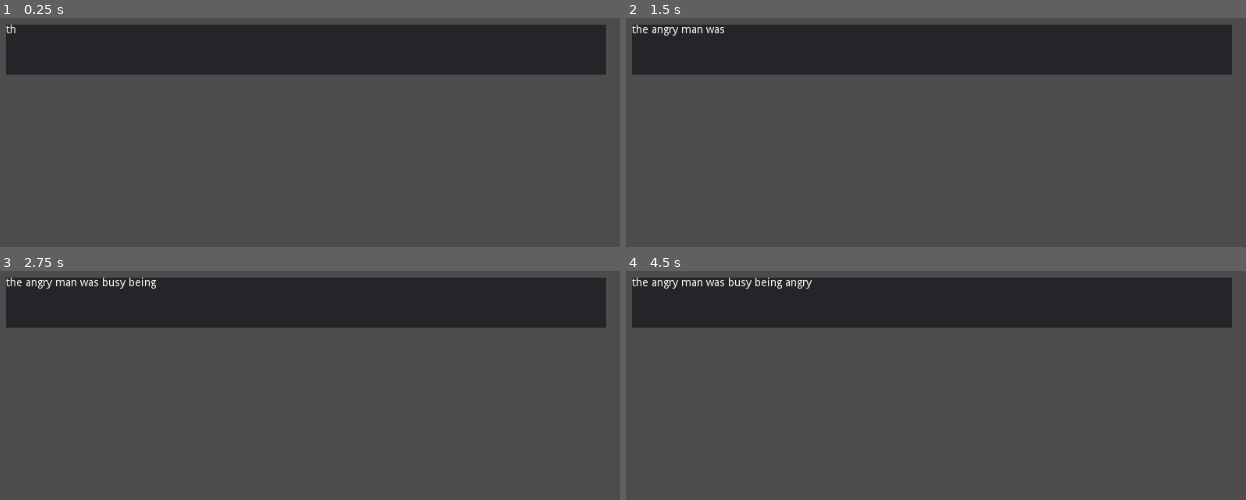
Above: before the commit, frames 1-4 (two rows, left to right).
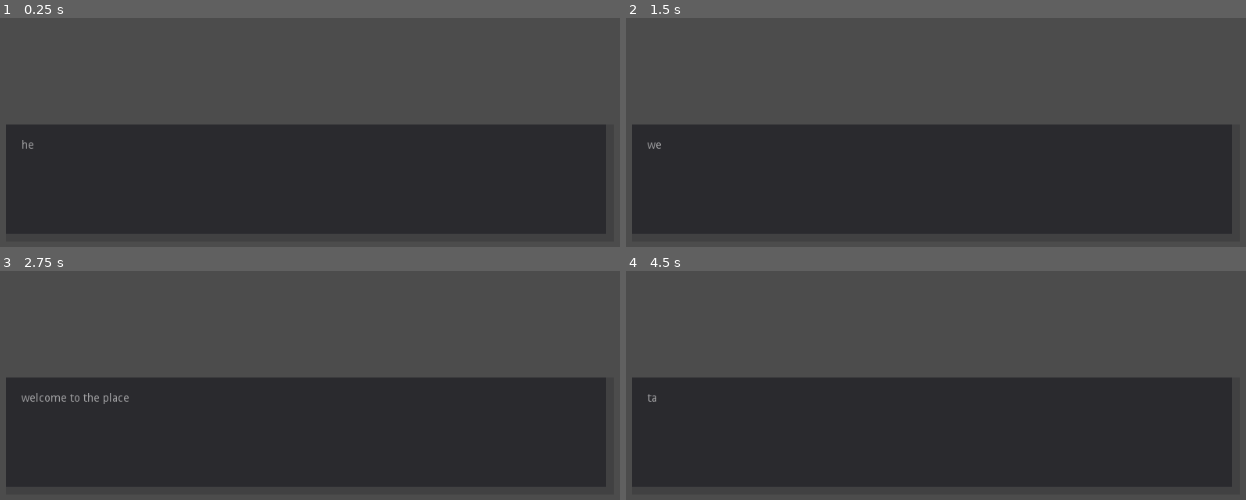
Above: after the commit, the same moments.

Repository: atornity/dialogue-stuff
Game: Godot game, scene res://Scenes/Dialogue.tscn
Two runs of this game, one before a commit and one after it. Both use one fixed random seed, a clock stepped at 60 frames per second and the inputs below.
Inputs (mouse positions are in pixels of both pictures, inside the frame that each line leads up to):
- Up to frame 1 (0.25 s): no input
- Up to frame 2 (1.5 s): tap Enter at 0.5 s; move the mouse to (1109, 36) at 0.52 s; click (1109, 36) at 0.6 s; move the mouse to (774, 82) at 1.27 s; click (774, 82) at 1.35 s
- Up to frame 3 (2.75 s): tap Space at 2 s; move the mouse to (outside the picture) at 2.02 s; click (outside the picture) at 2.1 s
- Up to frame 4 (4.5 s): tap Enter at 2.75, 4.25 s; move the mouse to (892, 406) at 2.77 s; click (892, 406) at 2.85 s; tap Space at 3.5 s; move the mouse to (1171, 383) at 3.52 s; click (1171, 383) at 3.6 s; move the mouse to (outside the picture) at 4.27 s; click (outside the picture) at 4.35 s

The runs differ from the first frame. In frame 1, 67% of the frame differs, in the area x 0-98%, y 3-95%; in frame 2, 67%; in frame 3, 67%; in frame 4, 67%.

Commit message:
made some basic dialogue stuff

Diff:
--- a/Scenes/Dialogue.tscn
+++ b/Scenes/Dialogue.tscn
@@ -7,8 +7,7 @@
 anchor_left = 0.0
 anchor_top = 0.0
 anchor_right = 1.0
-anchor_bottom = 0.0
-margin_bottom = 608.0
+anchor_bottom = 1.0
 rect_pivot_offset = Vector2( 0, 0 )
 rect_clip_content = false
 mouse_filter = 0
@@ -16,32 +15,37 @@
 size_flags_horizontal = 1
 size_flags_vertical = 1
 script = ExtResource( 1 )
+_sections_unfolded = [ "Grow Direction" ]
 
 [node name="Panel" type="Panel" parent="." index="0"]
 
-anchor_left = 0.0
-anchor_top = 0.0
-anchor_right = 0.0
-anchor_bottom = 0.0
-margin_left = 128.0
-margin_top = 256.0
-margin_right = 896.0
-margin_bottom = 320.0
+modulate = Color( 1, 1, 1, 0.801098 )
+anchor_left = 0.5
+anchor_top = 0.5
+anchor_right = 0.5
+anchor_bottom = 0.5
+margin_left = -384.0
+margin_top = 84.0
+margin_right = 384.0
+margin_bottom = 224.0
 rect_pivot_offset = Vector2( 0, 0 )
 rect_clip_content = false
 mouse_filter = 0
 mouse_default_cursor_shape = 0
 size_flags_horizontal = 1
 size_flags_vertical = 1
+_sections_unfolded = [ "Anchor", "Grow Direction", "Hint", "Margin", "Theme", "Visibility" ]
 
 [node name="DialogueText" type="RichTextLabel" parent="Panel" index="0"]
 
 anchor_left = 0.0
 anchor_top = 0.0
-anchor_right = 0.0
-anchor_bottom = 0.0
-margin_right = 768.0
-margin_bottom = 64.0
+anchor_right = 1.0
+anchor_bottom = 1.0
+margin_left = 20.0
+margin_top = 20.0
+margin_right = -20.0
+margin_bottom = -20.0
 rect_pivot_offset = Vector2( 0, 0 )
 rect_clip_content = true
 mouse_filter = 0
@@ -59,6 +63,27 @@
 scroll_following = false
 selection_enabled = false
 override_selected_font_color = false
+_sections_unfolded = [ "BBCode", "custom_fonts" ]
+__meta__ = {
+"_edit_lock_": true
+}
+
+[node name="shadow" type="Panel" parent="Panel" index="1"]
+
+self_modulate = Color( 1, 1, 1, 0.353608 )
+anchor_left = 0.0
+anchor_top = 0.0
+anchor_right = 1.0
+anchor_bottom = 1.0
+margin_right = 10.0
+margin_bottom = 10.0
+rect_pivot_offset = Vector2( 0, 0 )
+rect_clip_content = false
+mouse_filter = 0
+mouse_default_cursor_shape = 0
+size_flags_horizontal = 1
+size_flags_vertical = 1
+_sections_unfolded = [ "Margin", "Visibility" ]
 
 [node name="Timer" type="Timer" parent="." index="1"]
 
--- a/Scripts/Dialogue.gd
+++ b/Scripts/Dialogue.gd
@@ -1,26 +1,36 @@
 extends Control
 
 
-onready var dialogueTextLabel = $Panel/DialogueText		### this is where the dialogue is displayed :)        it's over there --->
+onready var dialogueTextLabel = $Panel/DialogueText		### this is where the dialogue is displayed :)     it's over there --->
 
 ### put your commands in [] and seperate text from value with ":", examples:
 ### [pause:10] - stop the dialogue for 10 seconds,
-### [speed:0.01] - makes the text go all slow like this ... so slow ...
-### make new ones at the botom of the script
+### [speed:0.01] - makes the text go all slow like this ... so ... slow ...
+### make new ones at the botom of the script, if you want to :)
 var text = "[speed:0.2]the angry man was [pause:0.5][speed:0.1]busy being [pause:1.0][speed:0.05]angry all the [speed:0 …(512 unchanged characters)…
-### above me is the example text, probably replace it and write a system for like, actually advancing the story and stuff
-
 ### you actually HAVE to write it like
 ### THIS: "hello[pause:1] there!".
-### NOT: "hello [pause:1]there".	it seems small but it's a big deal!
-### THISISFINETHO: "hello[pause:1], there"	commas are fine for some reason.
+### NOT: "hello [pause:1]there".    it seems like a small change but it's a big deal!
+var book = ["[speed:0.2]hello[pause:0.5] there.", "welcome to the place[pause:1.05] of dreams.", "take a seat.", "now[pause:0.5], what brings you here?"]
+var page = 0
 
 ### Index of the latest symbol being rendered to the text box :)
 var currentLetter = 0
-var isRenderingText = true
+var isRenderingText = true		### this one is true if isRenderingText == true
 
 ### this is the previous $Timer.wait_time, we need it for [pause:] to work properly :)				[pause:] pauses things if you havent seen that, up there, it's up there. on the top of the thing
 onready var lastWaitTime = $Timer.wait_time
+
+
+func _process(delta):
+
+	if Input.is_action_just_pressed("ui_click") and currentLetter >= text.length() and page < book.size() - 1:
+		dialogueTextLabel.text = ""
+		page += 1
+		print("next page")
+		currentLetter = 0
+	text = book[page]
+
 
 func _on_Timer_timeout(): ### called whenever $Timer.wait_time have elapsed
 	$Timer.wait_time = lastWaitTime
@@ -33,8 +43,8 @@
 			dialogueTextLabel.text += text[currentLetter]
 		if currentLetter < text.length():
 			currentLetter += 1		### adding another character to the text if that's possible
-		else:
-			isRenderingText = false		### i don't know why this is here but it's probably important
+		#else:
+			#isRenderingText = false		### i don't know why this is here but it's probably important
 
 
 ### seperate the command from the rest of the text and send it to the executioner for execution :)
@@ -47,7 +57,7 @@
 			if c == "]" and p > textPositionInt:	### this means the command is over :)
 				ExecuteCommand(commandString)
 				return p
-				break	### we don't have to keep looping at this point
+				break
 			else:
 				commandString += c
 		p += 1
--- a/project.godot
+++ b/project.godot
@@ -14,6 +14,11 @@
 run/main_scene="res://Scenes/Dialogue.tscn"
 config/icon="res://icon.png"
 
+[input]
+
+ui_click=[ Object(InputEventMouseButton,"resource_local_to_scene":false,"resource_name":"","device":0,"alt":false,"shift":false,"control":false,"meta":false,"command":false,"button_mask":0,"position":Vector2( 0, 0 ),"global_position":Vector2( 0, 0 ),"factor":1.0,"button_index":1,"pressed":false,"doubleclick":false,"script":null)
+ ]
+
 [rendering]
 
 environment/default_environment="res://default_env.tres"
